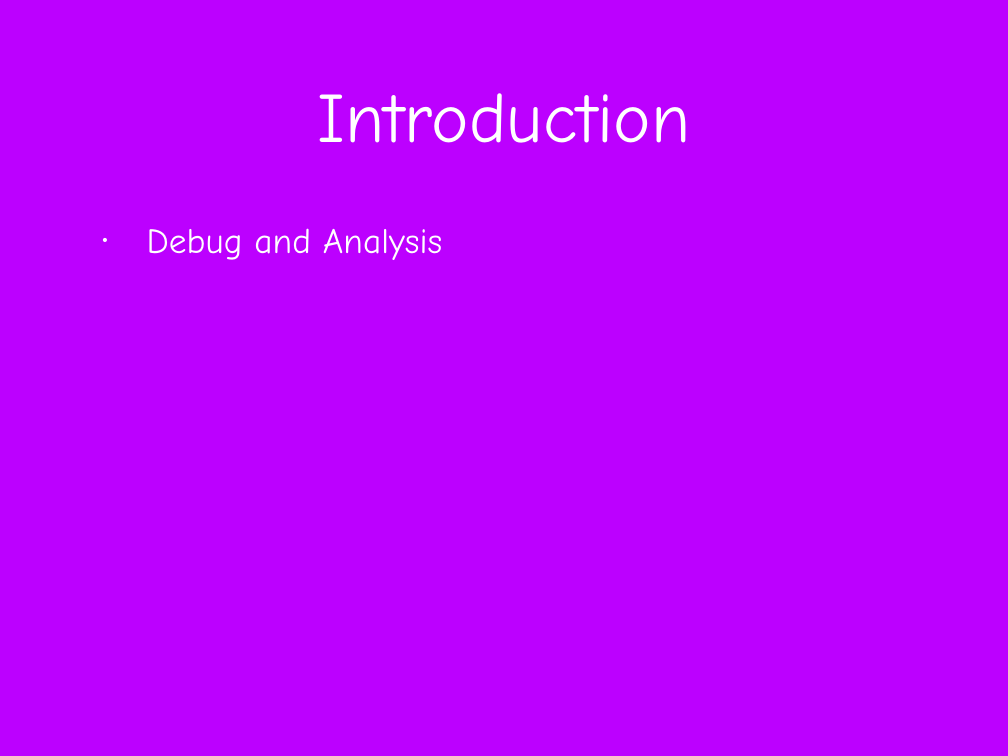
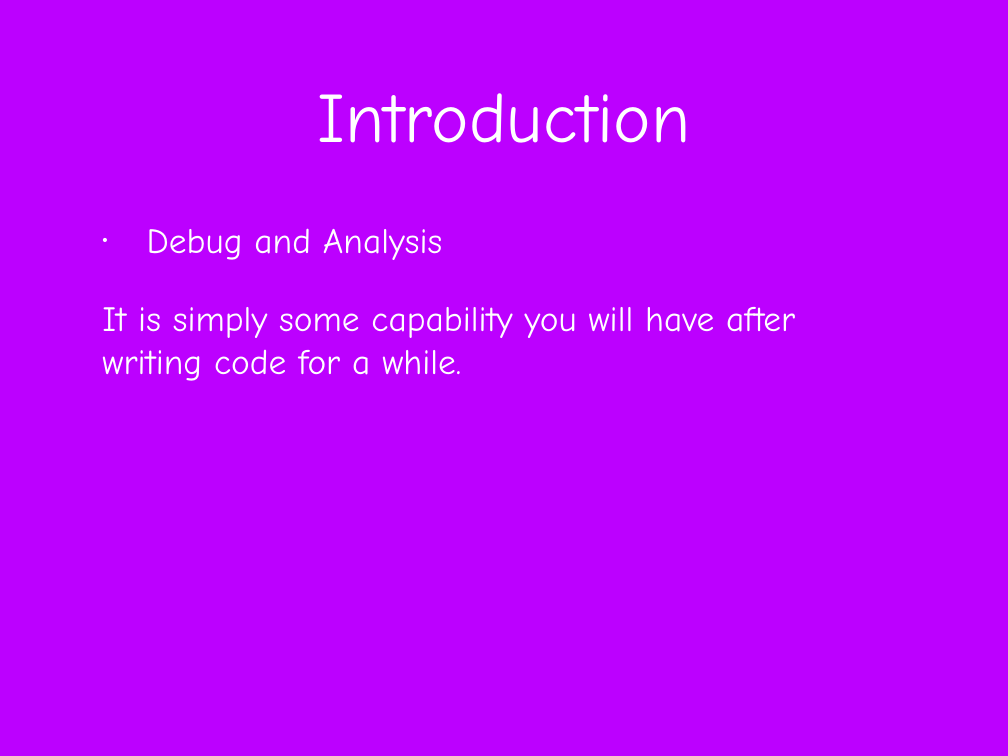
Before and after one commit to difficultcho/AP-A-2018.01.27--, a slide deck: slide 12 of AP计算机A-2018.01.27-张淼.pptx. Drawn at 1008x756 pixels with LibreOffice and Linux fonts; fonts in the diff are those of the drawing; background and template pictures are left out. Boxes give left, top, right and bottom in pixels: in the first picture for what was removed or moved away, otherwise in the second. Text is boxed around its words. In the diff, an @@ line names an element or a change of style, - is before the commit and + after.

```diff
--- a/AP计算机A-2018.01.27-张淼.pptx
+++ b/AP计算机A-2018.01.27-张淼.pptx
@@ text at (x1=102, y1=307, x2=795, y2=381): paragraph added @@
+It is simply some capability you will have after writing code for a while.
```
Also in this commit, not shown: 32 other slides changed, 2 slides added.
